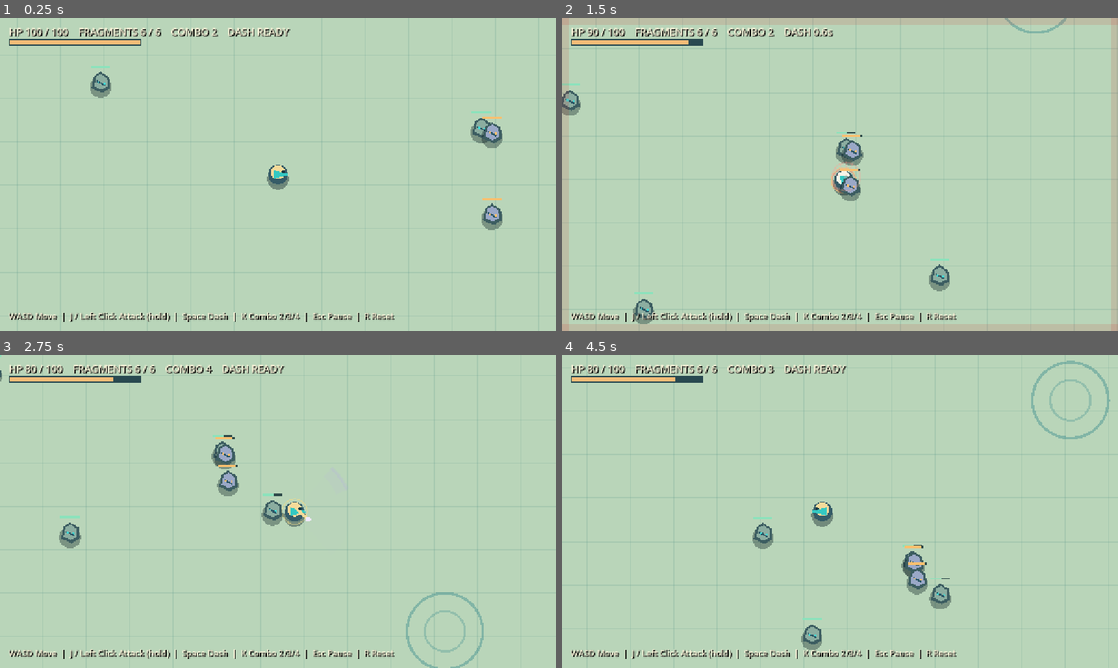
Above: before the commit, frames 1-4 (two rows, left to right).
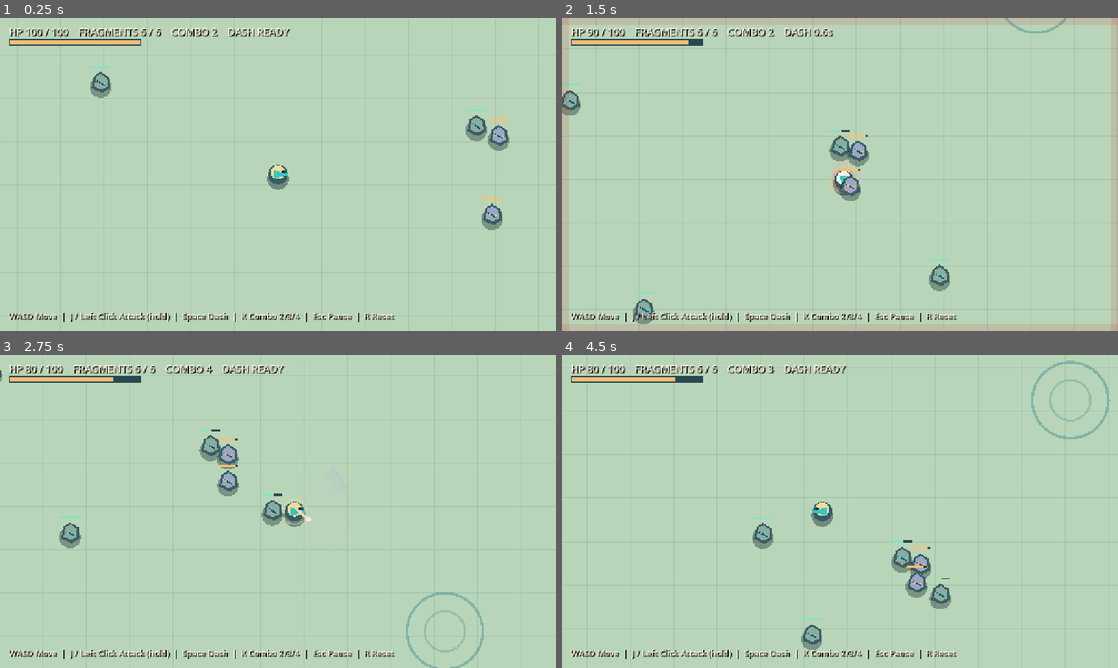
Above: after the commit, the same moments.

Repository: noru358/new-game
Game: Godot game, scene res://game/main.tscn
Two runs of this game, one before a commit and one after it. Both use one fixed random seed, a clock stepped at 60 frames per second and the inputs below.
Inputs (mouse positions are in pixels of both pictures, inside the frame that each line leads up to):
- Up to frame 1 (0.25 s): no input
- Up to frame 2 (1.5 s): tap Enter at 0.5 s; move the mouse to (962, 158) at 0.52 s; hold D (move_right) 0.53-1.28 s; hold J (attack) 0.53-1.28 s; click (962, 158) at 0.67 s; tap Space (dash) at 0.8, 1.35 s; move the mouse to (728, 190) at 1.27 s; hold S (move_down) from 1.28 s (still down)
- Up to frame 3 (2.75 s): tap K at 1.55, 2.1 s; move the mouse to (333, 442) at 2.02 s; release S (move_down) at 2.03 s; hold D (move_right) from 2.03 s (still down); hold J (attack) from 2.03 s (still down)
- Up to frame 4 (4.5 s): move the mouse to (812, 574) at 2.77 s; release D (move_right) at 2.78 s; release J (attack) at 2.78 s; hold W (move_up) 2.78-3.53 s; tap J (attack) at 2.85 s; click (812, 574) at 2.92 s; tap Space (dash) at 3.05 s; move the mouse to (1006, 558) at 3.52 s; hold Space (dash) 3.53-4.28 s; hold A (move_left) from 3.53 s (still down); tap K at 3.8, 4.35 s; move the mouse to (673, 464) at 4.27 s

The runs differ from the first frame. In frame 1, 0.5% of the frame differs, in the area x 83-92%, y 29-43%; in frame 2, 0.4%; in frame 3, 0.4%; in frame 4, 0.7%, in the area x 59-67%, y 59-78%.

Commit message:
Separate gathered enemies and prevent chase overlap

Diff:
--- a/game/enemy.tscn
+++ b/game/enemy.tscn
@@ -7,7 +7,7 @@
 
 [node name="Fragment" type="CharacterBody2D"]
 collision_layer = 2
-collision_mask = 0
+collision_mask = 2
 script = ExtResource("1_enemy")
 
 [node name="CollisionShape2D" type="CollisionShape2D" parent="."]
--- a/game/player.gd
+++ b/game/player.gd
@@ -33,6 +33,7 @@
 var attack_elapsed := 0.0
 var gather_target_global := Vector2.ZERO
 var gather_sources: Array[Vector2] = []
+var gathered_enemies: Array[TrainingEnemy] = []
 var combo_wait := 0.0
 var attack_lock := 0.0
 var queued_attack := false
@@ -128,6 +129,7 @@
 	queued_attack = false
 	hit_targets.clear()
 	gather_sources.clear()
+	gathered_enemies.clear()
 	_play_sound("res://game/audio/dash.wav", attack_audio)
 
 
@@ -142,6 +144,7 @@
 	queued_attack = false
 	hit_targets.clear()
 	gather_sources.clear()
+	gathered_enemies.clear()
 	queue_redraw()
 
 
@@ -173,11 +176,13 @@
 	queued_attack = false
 	hit_targets.clear()
 	gather_sources.clear()
+	gathered_enemies.clear()
 	impact_played_this_attack = false
 	_play_sound("res://game/audio/attack_%d.wav" % attack_step, attack_audio)
 
 
 func _hit_enemies(attack: Dictionary) -> void:
+	var new_gathered := false
 	for enemy in get_tree().get_nodes_in_group("training_enemies"):
 		if not is_instance_valid(enemy) or enemy.is_queued_for_deletion():
 			continue
@@ -197,13 +202,34 @@
 			gather_sources.append(enemy.global_position)
 		enemy.take_hit(ATTACK_DAMAGE * attack.multiplier, push_direction, finisher)
 		if attack_step == 3 and not enemy.is_queued_for_deletion():
-			enemy.gather_to(gather_target_global)
+			gathered_enemies.append(enemy)
+			new_gathered = true
 		var effect_direction: Vector2 = (gather_target_global - enemy.global_position).normalized() if attack_step == 3 else push_direction
 		attack_landed.emit(enemy.global_position, effect_direction, attack_step, finisher)
 		if not impact_played_this_attack:
 			impact_played_this_attack = true
 			impact_audio.pitch_scale = 1.22 if attack_step == 3 else 0.82 if finisher else 1.13 if attack_step == 1 else 0.98
 			_play_sound("res://game/audio/hit.wav", impact_audio)
+	if new_gathered:
+		_arrange_gathered_enemies()
+
+
+func _arrange_gathered_enemies() -> void:
+	var living: Array[TrainingEnemy] = []
+	for enemy in gathered_enemies:
+		if is_instance_valid(enemy) and not enemy.is_queued_for_deletion():
+			living.append(enemy)
+	living.sort_custom(func(a: TrainingEnemy, b: TrainingEnemy) -> bool:
+		return (a.global_position - gather_target_global).angle() < (b.global_position - gather_target_global).angle()
+	)
+	gathered_enemies = living
+	var count := living.size()
+	if count == 0:
+		return
+	var ring_radius := 0.0 if count == 1 else maxf(20.0, 20.0 / sin(PI / float(count)))
+	for index in range(count):
+		var angle := attack_direction.angle() - PI * 0.5 + float(index) * TAU / float(count)
+		living[index].gather_to(gather_target_global + Vector2.from_angle(angle) * ring_radius)
 
 
 func receive_hit(damage: float, source_position: Vector2 = Vector2.ZERO) -> void:
--- a/tests/verify_1a.gd
+++ b/tests/verify_1a.gd
@@ -105,14 +105,23 @@
 	player.global_position += Vector2(-20, 0)
 	await _frames(20)
 	_check(player.gather_target_global == fixed_gather_target, "gather target stays fixed while moving")
-	_check(left_durable.global_position.distance_to(fixed_gather_target) < 2.0, "first enemy gathers at one point")
-	_check(right_durable.global_position.distance_to(fixed_gather_target) < 2.0, "second enemy gathers at same point")
+	_check(left_durable.global_position.distance_to(fixed_gather_target) < 23.0, "first enemy stays in small gathered cluster")
+	_check(right_durable.global_position.distance_to(fixed_gather_target) < 23.0, "second enemy stays in small gathered cluster")
+	_check(left_durable.global_position.distance_to(right_durable.global_position) >= 37.0, "gathered enemies have distinct silhouettes")
 	_check(left_durable.health == 75.0 and right_durable.health == 75.0, "gather deals light damage once")
 	_check(outside.health == 22.0, "gather excludes enemies outside forward fan")
 	player._start_attack()
 	_check(player.attack_step == 4, "fourth hit follows gather")
 	await _frames(16)
 	_check(left_durable.health == 60.0 and right_durable.health == 60.0, "wide fourth hit lands on gathered enemies")
+	left_durable.global_position = Vector2(1500, 680)
+	right_durable.global_position = Vector2(1500, 720)
+	left_durable.knockback = Vector2.ZERO
+	right_durable.knockback = Vector2.ZERO
+	left_durable.stagger_time = 0.0
+	right_durable.stagger_time = 0.0
+	await _frames(190)
+	_check(left_durable.global_position.distance_to(right_durable.global_position) >= 33.0, "ordinary chasing enemies do not overlap")
 	_send_key(KEY_K, true)
 	_send_key(KEY_K, false)
 	await _frames(1)
@@ -139,7 +148,7 @@
 		printerr("1A verification failed")
 		quit(1)
 	else:
-		print("1A verification passed: movement, dash, 0.70s hit protection, 2/3/4-hit combo, fast fan gather, wide fourth hit, pause, focus loss")
+		print("1A verification passed: movement, dash, 0.70s hit protection, 2/3/4-hit combo, separated gather, separated chase, wide fourth hit, pause, focus loss")
 		quit(0)
 
 
Not shown, changed: DEV_STATUS.md
Not shown, changed: LOOP_CONQUEST_MASTER.md
Not shown, changed: README.md
